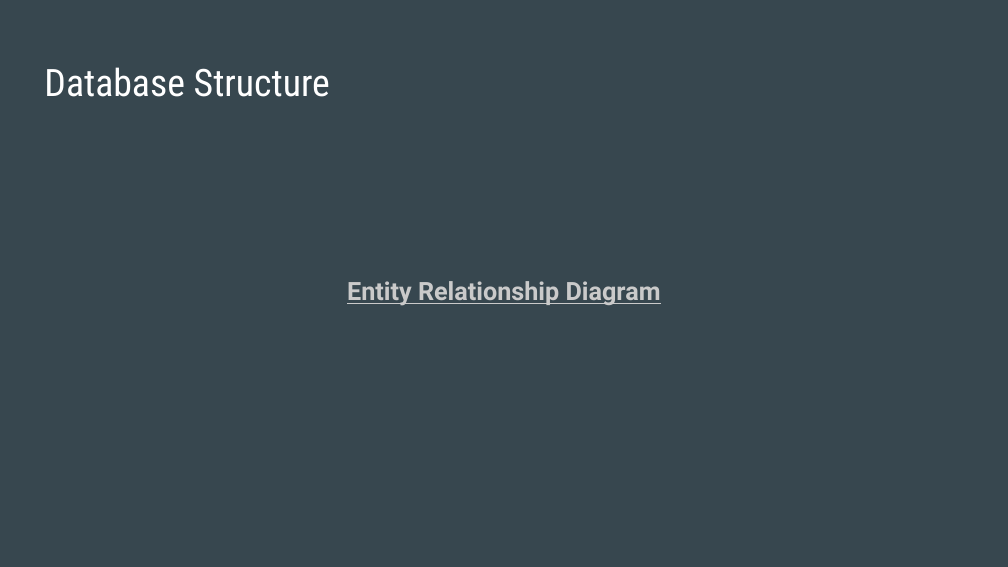
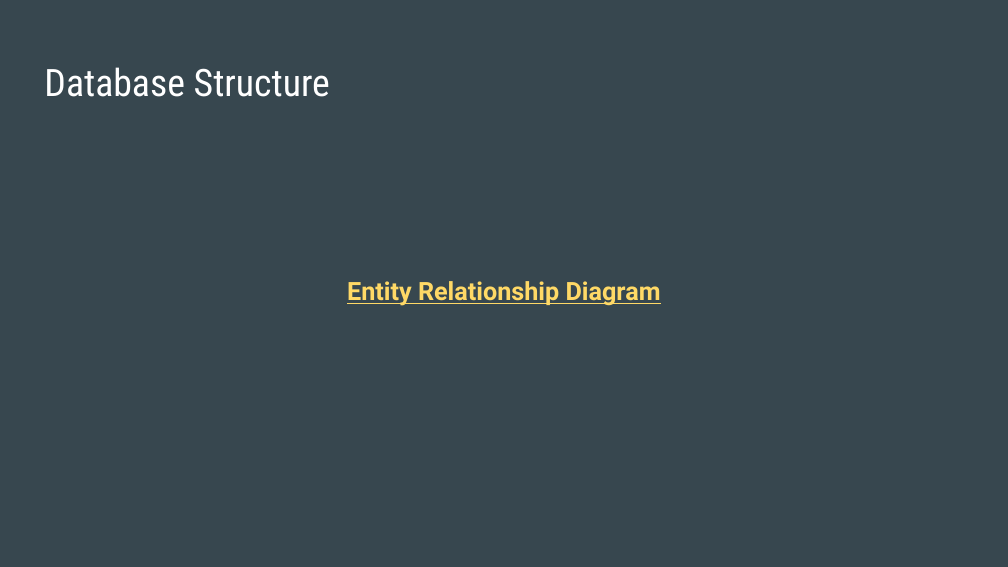
Before and after one commit to daniduce/Final-Project, a slide deck: slide 5 of Weather Patterns.pptx. Drawn at 1008x567 pixels with LibreOffice and Linux fonts; fonts in the diff are those of the drawing. Boxes give left, top, right and bottom in pixels: in the first picture for what was removed or moved away, otherwise in the second. Text is boxed around its words. In the diff, an @@ line names an element or a change of style, - is before the commit and + after.

```diff
--- a/Weather Patterns.pptx
+++ b/Weather Patterns.pptx
@@ text "Entity Relationship Diagram" at [347,281,661,306]: text colour #CACACA to #FFD966 @@
```
Also in this commit, not shown: 1 other slide changed, 6 slides added, 1 slide removed, 1 other file.
